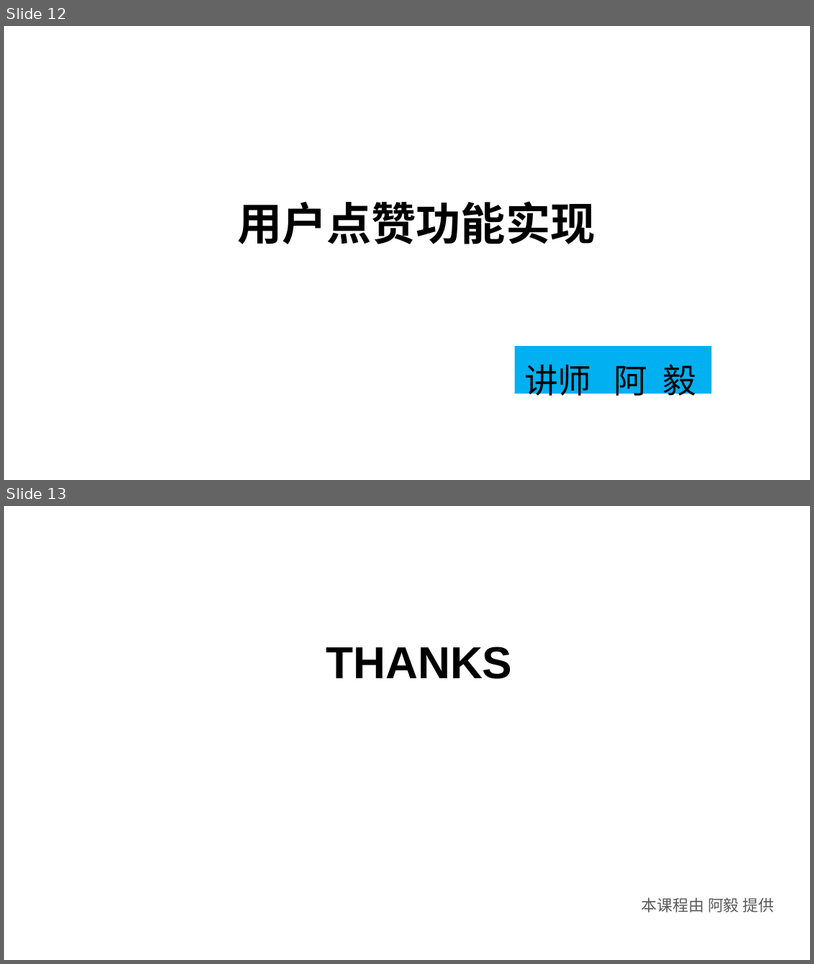
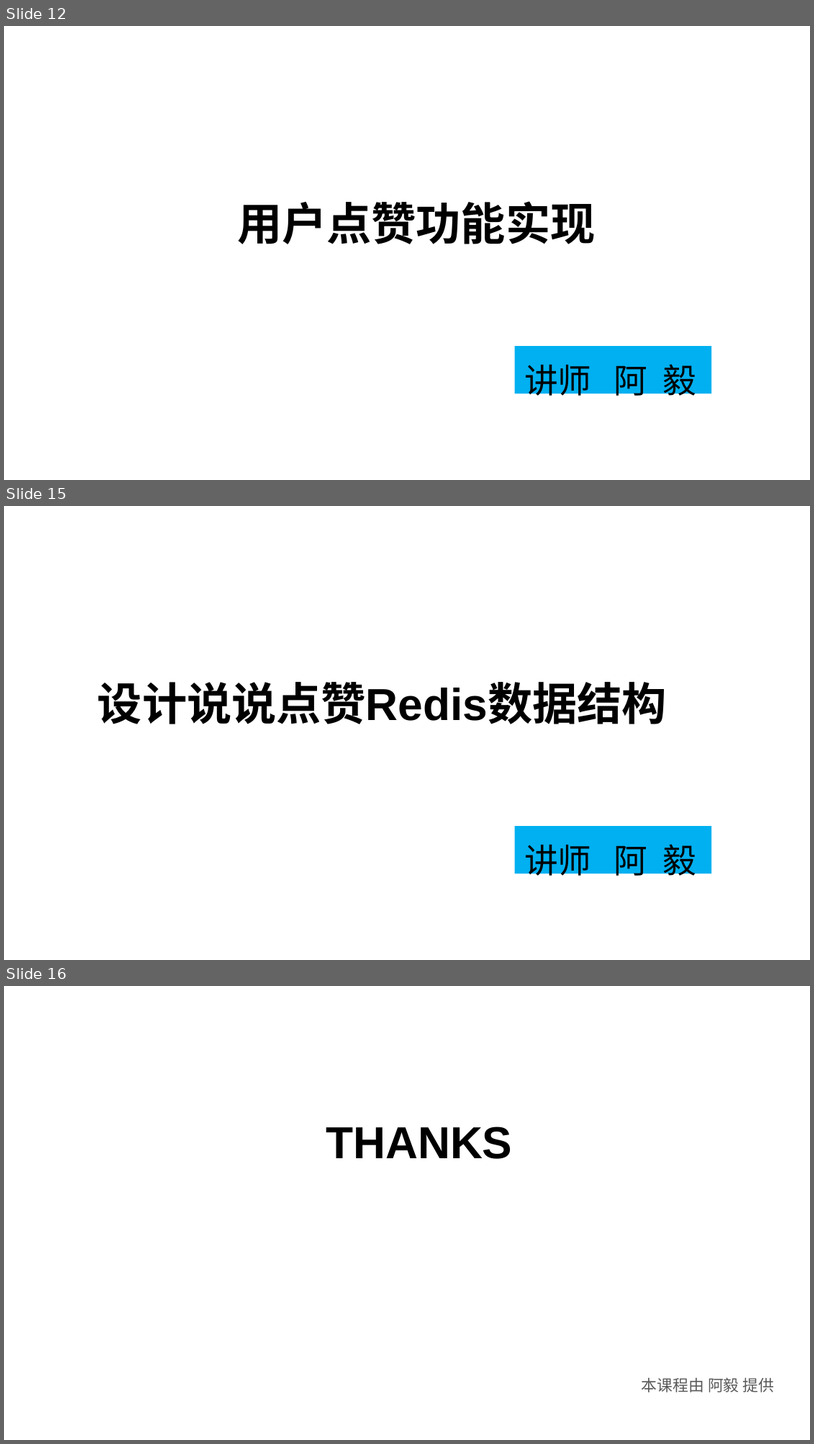
Before and after one commit to huangwenyi10/high-concurrency-praise, a slide deck: doc/SpringBoot+Redis+MQ实现高并发点赞功能.ppt. Shown one above the other, each under a label of ours: slides 12 and 13 before the commit, slides 12, 15 and 16 after it; the slides between them are not shown. The pictures are 814x964 and 814x1444 pixels, drawn with LibreOffice and Linux fonts; fonts in the diff are those of the drawing; background and template pictures are left out. Boxes give left, top, right and bottom in pixels: in the first picture for what was removed or moved away, otherwise in the second. Text is boxed around its words. In the diff, an @@ line names an element or a change of style, - is before the commit and + after.

```diff
--- a/doc/SpringBoot+Redis+MQ实现高并发点赞功能.ppt
+++ b/doc/SpringBoot+Redis+MQ实现高并发点赞功能.ppt
@@ slide 15 added at (4,506,810,960), background picture (left out) @@
@@ text added at (98,682,667,724), 40 pt, text #000000, bold @@
+设计说说点赞Redis数据结构
@@ rectangle added at (515,826,712,874), fill #00B0F0 @@
@@ text added at (525,844,697,881), 30 pt, text #000000 @@
+讲师 阿 毅
@@ what was slide 13 is now slide 16 @@
```
Also in this commit, not shown: 2 other slides added, 5 other files.
